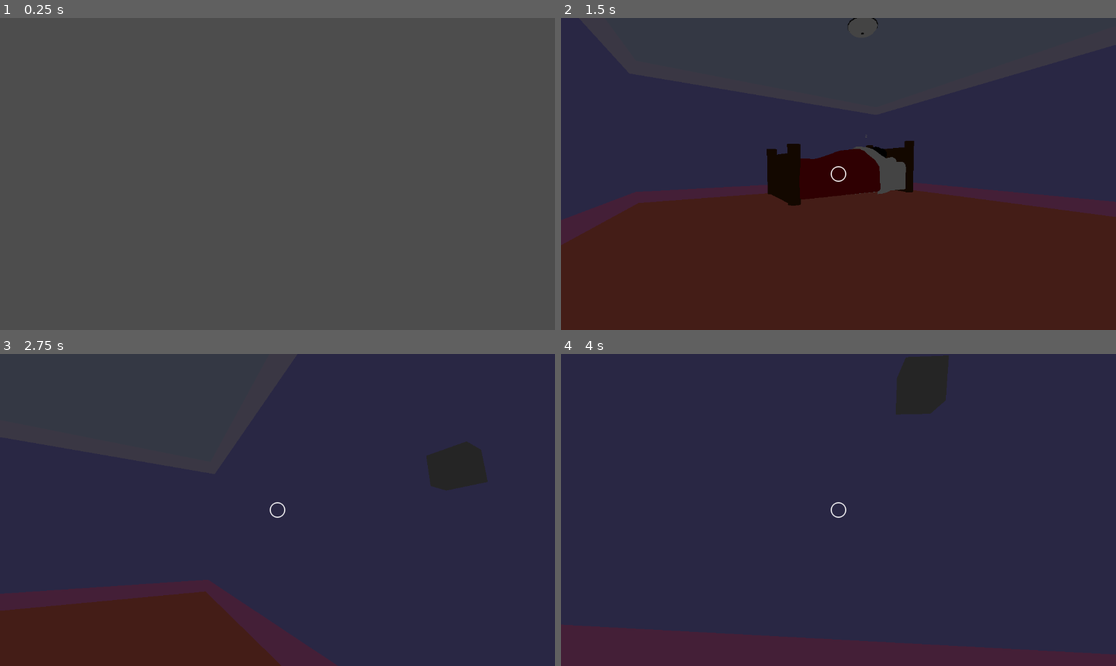
Above: before the commit, frames 1-4 (two rows, left to right).
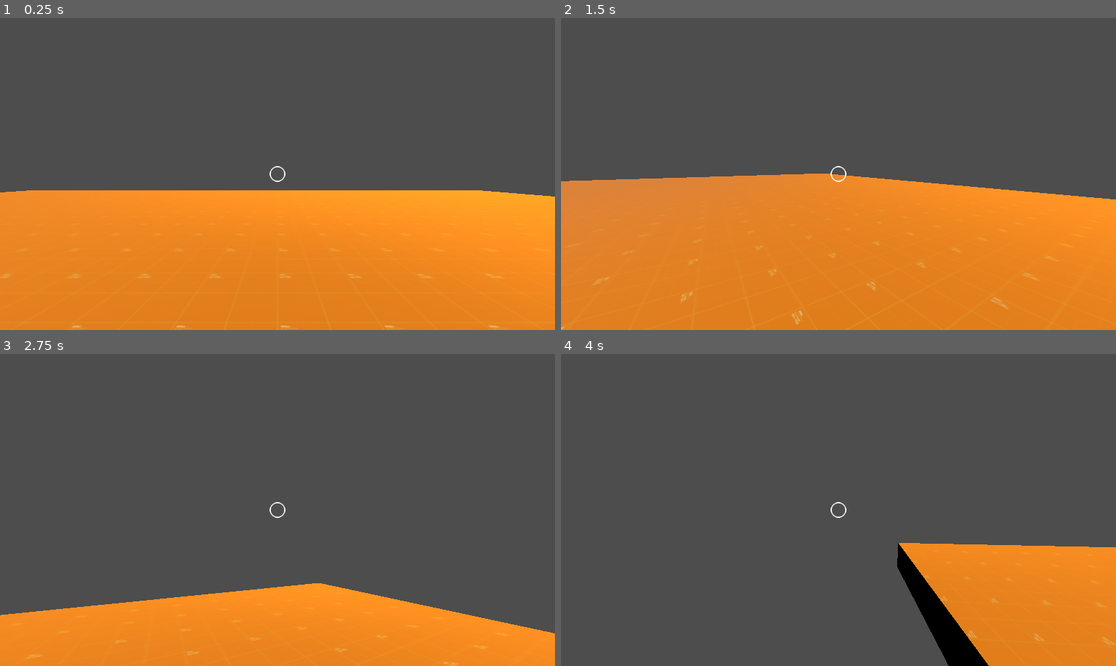
Above: after the commit, the same moments.

Repository: IAmNotIsaac/carliles-bad-dream
Game: Godot game, scene res://scenes/levels/test_dream_world.tscn
The game is run twice, just before and just after one commit, with the same random seed, the same clock (stepped at 60 frames per second) and the same inputs. This scene is started directly instead of the project's main scene.
Inputs (mouse positions are in pixels of both pictures, inside the frame that each line leads up to):
- Up to frame 1 (0.25 s): no input
- Up to frame 2 (1.5 s): move the mouse to (866, 174) at 0.52 s; press the mouse at (866, 174) at 0.53 s; hold W (move_forward) from 0.53 s (still down); tap Space (jump) at 0.77 s; move the mouse to (810, 174) at 1.27 s; release the mouse at (810, 174) at 1.28 s; tap C (crawl) at 1.35 s
- Up to frame 3 (2.75 s): keep holding W (move_forward); tap Space (jump) at 1.52 s; click (249, 510) at 1.55 s; move the mouse to (288, 503) at 2.02 s; press the mouse at (288, 503) at 2.03 s
- Up to frame 4 (4 s): keep holding W (move_forward); move the mouse to (832, 516) at 2.77 s; release the mouse at (832, 516) at 2.78 s; tap Shift (walk) at 2.85 s; tap Space (jump) at 3.02, 3.77 s; click (832, 516) at 3.05 s; move the mouse to (877, 513) at 3.52 s; press the mouse at (877, 513) at 3.53 s

The runs differ from the first frame. In frame 1, 45% of the frame differs, in the area x 0-100%, y 47-100%; in frame 2, 95%; in frame 3, 97%; in frame 4, 100%, in the area x 0-100%, y 0-100%.
Error in both runs: Invalid call. Nonexistent function 'is_light' in base 'Nil'. (res://scenes/levels/dream_world.gd:24)

Commit message:
sdfshiufhos idrf os hfposAIUHHHHHHHhh

Diff:
--- a/scenes/general/player.gd
+++ b/scenes/general/player.gd
@@ -230,7 +230,7 @@
 	var col = _interact_cast.get_collider()
 	if col is InteractArea:
 		_reticle.texture = _TEXTURE_RETICLE_HIGHLIGHT
-		if Input.is_action_pressed("interact"):
+		if Input.is_action_pressed("interact") and not Level.is_message_active():
 				col.interact(not Input.is_action_just_pressed("interact"))
 	else:
 		_reticle.texture = _TEXTURE_RETICLE
--- a/scenes/levels/carlile_room.tscn
+++ b/scenes/levels/carlile_room.tscn
@@ -11,6 +11,7 @@
 [ext_resource type="Script" path="res://scenes/logic/visibility_toggler.gd" id="6_30ivq"]
 [ext_resource type="PackedScene" uid="uid://db5bjr4n61wd1" path="res://assets/models/ceiling.glb" id="6_dblcb"]
 [ext_resource type="PackedScene" uid="uid://cq1eyjm8m6n81" path="res://scenes/tools/interact_area.tscn" id="6_oa751"]
+[ext_resource type="PackedScene" uid="uid://bmkk1qotb21wy" path="res://scenes/tools/editor_logic.tscn" id="6_snqt7"]
 [ext_resource type="PackedScene" uid="uid://dtgbl0ex1keaf" path="res://assets/models/floor.glb" id="7_d7pxw"]
 [ext_resource type="PackedScene" uid="uid://dwp8je3u571c0" path="res://assets/models/door_wall.glb" id="11_jkvbc"]
 [ext_resource type="PackedScene" uid="uid://bse0j0ohgsor5" path="res://assets/models/door.glb" id="12_wrcht"]
@@ -89,8 +90,8 @@
 [node name="Carlile" parent="." instance=ExtResource("4_a8ndr")]
 transform = Transform3D(-0.170753, -0.0457532, -0.176777, 0.170753, 0.0457532, -0.176777, 0.0647048, -0.241481, -2.82834e-09, -2, 0.845797, -3.75003)
 
-[node name="LightToggler" type="Node3D" parent="."]
-transform = Transform3D(1, 0, 0, 0, 1, 0, 0, 0, 1, 3, 1, -1)
+[node name="LightToggler" parent="." instance=ExtResource("6_snqt7")]
+transform = Transform3D(1, 0, 0, 0, 1, 0, 0, 0, 1, 0, 2, -2)
 script = ExtResource("6_30ivq")
 _target_path = NodePath("../Lights/CeilingLight")
 
--- a/scenes/levels/test_dream_world.tscn
+++ b/scenes/levels/test_dream_world.tscn
@@ -1,10 +1,13 @@
-[gd_scene load_steps=12 format=3 uid="uid://ccw5r261rvd"]
+[gd_scene load_steps=16 format=3 uid="uid://ccw5r261rvd"]
 
 [ext_resource type="Script" path="res://scenes/levels/test_dream_world.gd" id="1_lb2it"]
 [ext_resource type="PackedScene" uid="uid://cbtw5u27asug0" path="res://scenes/general/player.tscn" id="1_ouv60"]
 [ext_resource type="PackedScene" uid="uid://bb3emm6ug6ufd" path="res://scenes/tools/camera_target.tscn" id="2_mqkcl"]
 [ext_resource type="PackedScene" uid="uid://bkcm367dioe5h" path="res://scenes/general/dynamic_camera.tscn" id="3_kjt45"]
 [ext_resource type="Material" uid="uid://8ylcw0h1lkhg" path="res://addons/kenney_prototype_tools/materials/orange/material_01.tres" id="4_4q6jl"]
+[ext_resource type="PackedScene" uid="uid://bmkk1qotb21wy" path="res://scenes/tools/editor_logic.tscn" id="6_y3qxn"]
+[ext_resource type="Script" path="res://scenes/logic/message.gd" id="7_s1511"]
+[ext_resource type="PackedScene" uid="uid://cq1eyjm8m6n81" path="res://scenes/tools/interact_area.tscn" id="8_edhdt"]
 
 [sub_resource type="ProceduralSkyMaterial" id="ProceduralSkyMaterial_j12s2"]
 sun_curve = 0.369343
@@ -29,6 +32,8 @@
 [sub_resource type="Environment" id="Environment_odlcf"]
 background_mode = 2
 sky = SubResource("Sky_3mwsp")
+
+[sub_resource type="BoxShape3D" id="BoxShape3D_k1hcj"]
 
 [node name="TestDreamWorld" type="Node3D"]
 script = ExtResource("1_lb2it")
@@ -64,4 +69,24 @@
 use_collision = true
 collision_layer = 65536
 collision_mask = 0
-size = Vector3(40, 1, 40)
+size = Vector3(40, 1, 36)
+
+[node name="CSGBox3D2" type="CSGBox3D" parent="."]
+transform = Transform3D(1, 0, 0, 0, 1, 0, 0, 0, 1, 0, 1, 2)
+layers = 1024
+material_override = ExtResource("4_4q6jl")
+collision_layer = 65536
+collision_mask = 0
+
+[node name="TestMessage" parent="." instance=ExtResource("6_y3qxn")]
+transform = Transform3D(1, 0, 0, 0, 1, 0, 0, 0, 1, 0, 1.7028, 0)
+script = ExtResource("7_s1511")
+
+[node name="InteractArea" parent="." instance=ExtResource("8_edhdt")]
+transform = Transform3D(1, 0, 0, 0, 1, 0, 0, 0, 1, 0, 1, 2)
+collision_layer = 262144
+_logic_path = NodePath("../TestMessage")
+mode = 1
+
+[node name="CollisionShape3D" type="CollisionShape3D" parent="InteractArea"]
+shape = SubResource("BoxShape3D_k1hcj")
--- /dev/null
+++ b/scenes/logic/message.gd
@@ -0,0 +1,17 @@
+extends Logic
+
+
+@export var _author : String
+@export_multiline var _message : String
+@export var _chars_per_second := 20.0
+@export_node_path("Logic") var _next_path : NodePath
+
+
+func _activated() -> void:
+	var callback = func():
+		var next := get_node_or_null(_next_path)
+
+		if next is Logic:
+			next.activate()
+
+	Level.message(_author, _message, _chars_per_second, callback)
--- /dev/null
+++ b/scenes/tools/auto_deleter.gd
@@ -0,0 +1,5 @@
+extends Node
+
+
+func _ready() -> void:
+	queue_free()
--- /dev/null
+++ b/scenes/tools/editor_logic.tscn
@@ -0,0 +1,19 @@
+[gd_scene load_steps=4 format=3 uid="uid://bmkk1qotb21wy"]
+
+[ext_resource type="Texture2D" uid="uid://dem5qo1bcoqr1" path="res://assets/textures/logic.png" id="1_ato31"]
+[ext_resource type="Script" path="res://scenes/tools/auto_deleter.gd" id="1_om4ak"]
+
+[sub_resource type="BoxShape3D" id="BoxShape3D_c41vd"]
+size = Vector3(0.5, 0.5, 0.5)
+
+[node name="EditorLogic" type="Node3D"]
+
+[node name="EditorLogicSprite" type="Sprite3D" parent="."]
+billboard = 1
+texture_filter = 0
+texture = ExtResource("1_ato31")
+script = ExtResource("1_om4ak")
+
+[node name="EditorLogicClick" type="CollisionShape3D" parent="."]
+shape = SubResource("BoxShape3D_c41vd")
+script = ExtResource("1_om4ak")
--- a/scenes/tools/interact_area.tscn
+++ b/scenes/tools/interact_area.tscn
@@ -3,4 +3,5 @@
 [ext_resource type="Script" path="res://scenes/tools/interact_area.gd" id="1_y63en"]
 
 [node name="InteractArea" type="Area3D"]
+collision_mask = 0
 script = ExtResource("1_y63en")
--- a/singletons/level.gd
+++ b/singletons/level.gd
@@ -2,7 +2,6 @@
 
 
 signal deferred_input(event : InputEvent)
-
 
 const LEVELS := {
 	"REAL": {
@@ -13,19 +12,14 @@
 		"TEST_DREAM_WORLD": "res://scenes/levels/test_dream_world.tscn"
 	}
 }
+const DEFAULT_CHARS_PER_SECOND := 12
 
-var _load_paths := {
-	"real": "",
-	"dream": ""
-}
+var _load_paths := { "real": "", "dream": "" }
+var _message_tween : Tween
+var _message_callback : Callable
 
-var root_nodes := {
-	"real": null,
-	"dream": null,
-}
+var root_nodes := { "real": null, "dream": null }
 
-@onready var _ui := $UI
-@onready var _game := $Game
 @onready var _real_world_container := $%RealWorldContainer
 @onready var _real_world_viewport := $%RealWorldViewport
 @onready var _real_progress_bar := $%RealProgressBar
@@ -34,16 +28,24 @@
 @onready var _dream_world_viewport := $%DreamWorldViewport
 @onready var _dream_progress_bar := $%DreamProgressBar
 @onready var _dream_load_screen := $%DreamLoadScreen
-
+@onready var _message_box := $UI/Control/MessageBox
+@onready var _message_text := $UI/Control/MessageBox/TextMargin/Text
+@onready var _message_author := $UI/Control/MessageBox/AuthorMargin/Author
 
 ## Private methods
 
 func _ready() -> void:
-	load_real_world("res://scenes/levels/carlile_room.tscn")
+	_clear_message()
 
 
 func _input(event : InputEvent) -> void:
-	deferred_input.emit(event)
+	if Input.is_action_just_pressed("interact") and is_message_active():
+		if is_message_finished():
+			_close_message()
+		else:
+			_finish_message()
+	else:
+		deferred_input.emit(event)
 
 
 func _process(_delta : float) -> void:
@@ -78,6 +80,27 @@
 			root_nodes[root_key] = root
 
 
+func _clear_message() -> void:
+	if _message_tween:
+		_message_tween.kill()
+
+	_message_box.hide()
+	_message_author.text = ""
+	_message_text.text = ""
+	_message_text.visible_characters = -1
+
+
+func _close_message() -> void:
+	if _message_callback:
+		_message_callback.call()
+	_clear_message()
+
+
+func _finish_message() -> void:
+	_message_tween.kill()
+	_message_text.visible_characters = -1
+
+
 ## Public methods
 
 func load_real_world(path : String) -> void:
@@ -105,3 +128,23 @@
 	root_nodes.dream = null
 	for c in _dream_world_viewport.get_children(true):
 		c.queue_free()
+
+
+func message(author : String, text : String, chars_per_second : float, callback : Callable) -> void:
+	var text_length := len(text)
+
+	_clear_message()
+	_message_box.show()
+	_message_author.text = author
+	_message_text.text = text
+	_message_tween = get_tree().create_tween().set_parallel(false)
+	_message_tween.tween_property(_message_text, "visible_characters", text_length, float(text_length) / chars_per_second)
+	_message_callback = callback
+
+
+func is_message_active() -> bool:
+	return _message_box.is_visible()
+
+
+func is_message_finished() -> bool:
+	return _message_text.visible_characters in [len(_message_text.text), -1]
--- a/singletons/level.tscn
+++ b/singletons/level.tscn
@@ -1,11 +1,11 @@
-[gd_scene load_steps=2 format=3 uid="uid://b5flyya5ffm4m"]
+[gd_scene load_steps=4 format=3 uid="uid://b5flyya5ffm4m"]
 
 [ext_resource type="Script" path="res://singletons/level.gd" id="1_245p2"]
+[ext_resource type="Texture2D" uid="uid://w5s084g1elw6" path="res://assets/textures/message_box.png" id="2_bifih"]
+[ext_resource type="FontFile" uid="uid://8f1he4kx3v4l" path="res://assets/fonts/jua/Jua-Regular.ttf" id="3_iss0d"]
 
 [node name="Level" type="Node"]
 script = ExtResource("1_245p2")
-
-[node name="UI" type="CanvasLayer" parent="."]
 
 [node name="Game" type="CanvasLayer" parent="."]
 
@@ -112,3 +112,80 @@
 offset_bottom = 13.5
 grow_horizontal = 2
 grow_vertical = 2
+
+[node name="UI" type="CanvasLayer" parent="."]
+
+[node name="Control" type="Control" parent="UI"]
+layout_mode = 3
+anchors_preset = 15
+anchor_right = 1.0
+anchor_bottom = 1.0
+grow_horizontal = 2
+grow_vertical = 2
+
+[node name="MessageBox" type="TextureRect" parent="UI/Control"]
+texture_filter = 1
+layout_mode = 1
+anchors_preset = 7
+anchor_left = 0.5
+anchor_top = 1.0
+anchor_right = 0.5
+anchor_bottom = 1.0
+offset_left = -400.0
+offset_top = -260.0
+offset_right = 400.0
+grow_horizontal = 2
+grow_vertical = 0
+texture = ExtResource("2_bifih")
+stretch_mode = 4
+
+[node name="TextMargin" type="MarginContainer" parent="UI/Control/MessageBox"]
+layout_mode = 1
+anchors_preset = -1
+anchor_top = 0.25
+anchor_right = 1.0
+anchor_bottom = 1.0
+offset_top = -6.0
+grow_horizontal = 2
+grow_vertical = 2
+theme_override_constants/margin_left = 60
+theme_override_constants/margin_top = 30
+theme_override_constants/margin_right = 60
+theme_override_constants/margin_bottom = 30
+
+[node name="Text" type="Label" parent="UI/Control/MessageBox/TextMargin"]
+layout_mode = 2
+size_flags_vertical = 1
+theme_override_colors/font_color = Color(0.423529, 0.423529, 0.423529, 1)
+theme_override_fonts/font = ExtResource("3_iss0d")
+theme_override_font_sizes/font_size = 32
+text = "Text"
+autowrap_mode = 3
+clip_text = true
+visible_ratio = -0.25
+
+[node name="AuthorMargin" type="MarginContainer" parent="UI/Control/MessageBox"]
+layout_mode = 1
+anchors_preset = -1
+anchor_left = 0.3
+anchor_right = 0.7
+anchor_bottom = 0.25
+offset_top = -6.0
+grow_horizontal = 2
+grow_vertical = 2
+theme_override_constants/margin_left = 20
+theme_override_constants/margin_top = 30
+theme_override_constants/margin_right = 20
+theme_override_constants/margin_bottom = 0
+
+[node name="Author" type="Label" parent="UI/Control/MessageBox/AuthorMargin"]
+layout_mode = 2
+size_flags_vertical = 1
+theme_override_colors/font_color = Color(0.423529, 0.423529, 0.423529, 1)
+theme_override_fonts/font = ExtResource("3_iss0d")
+theme_override_font_sizes/font_size = 32
+text = "Author
+"
+horizontal_alignment = 1
+autowrap_mode = 3
+clip_text = true
Binary file added: assets/fonts/jua/Jua-Regular.ttf
Not shown, added: assets/fonts/jua/Jua-Regular.ttf.import
Not shown, added: assets/fonts/jua/OFL.txt
Binary file added: assets/textures/logic.png
Not shown, added: assets/textures/logic.png.import
Binary file added: assets/textures/message_box.png
Not shown, added: assets/textures/message_box.png.import
Not shown: 1 places in scenes/levels/carlile_room.tscn that only renumber resources
Not shown, changed: assets/models/source/light.blend
Not shown, changed: assets/models/source/light.blend1
